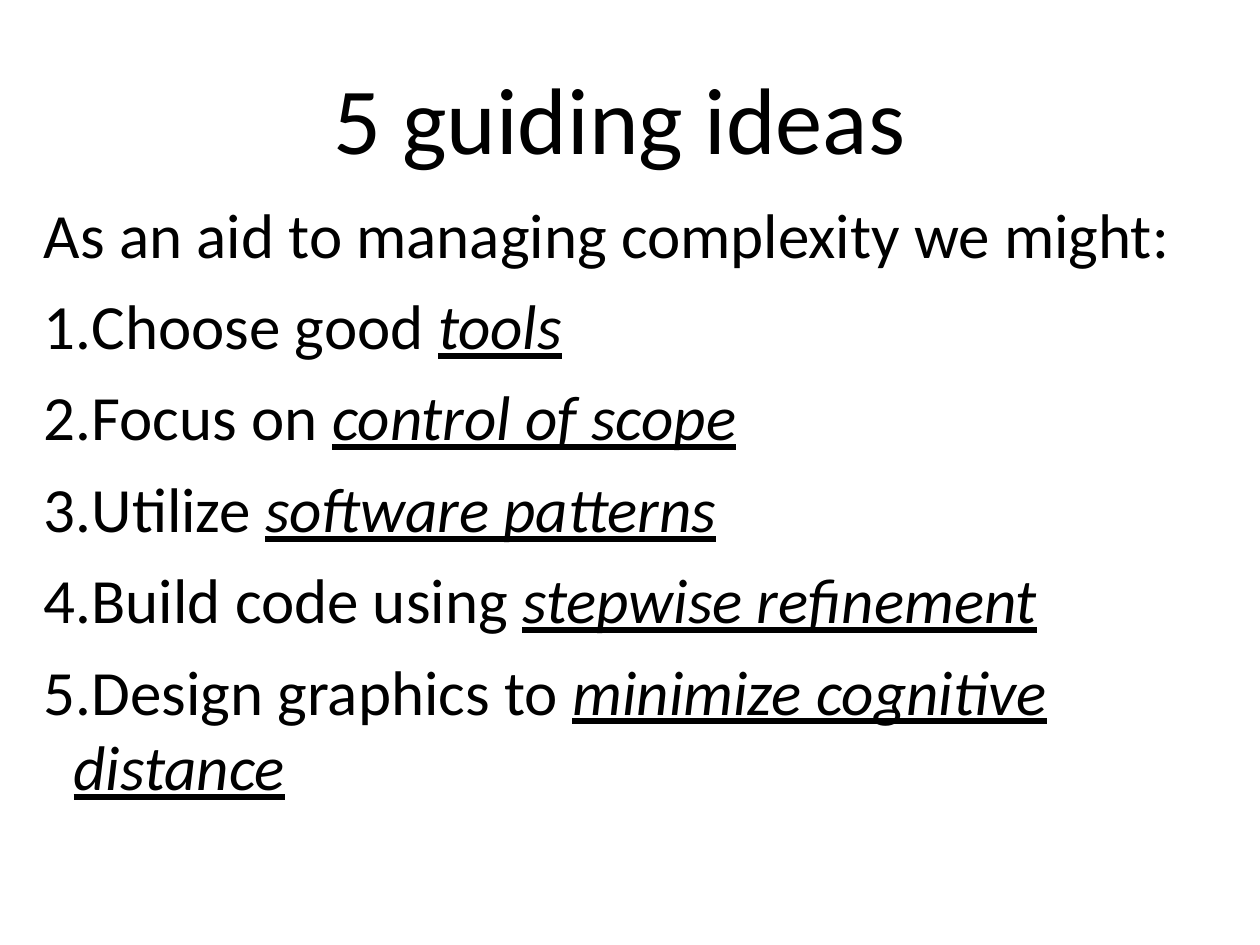
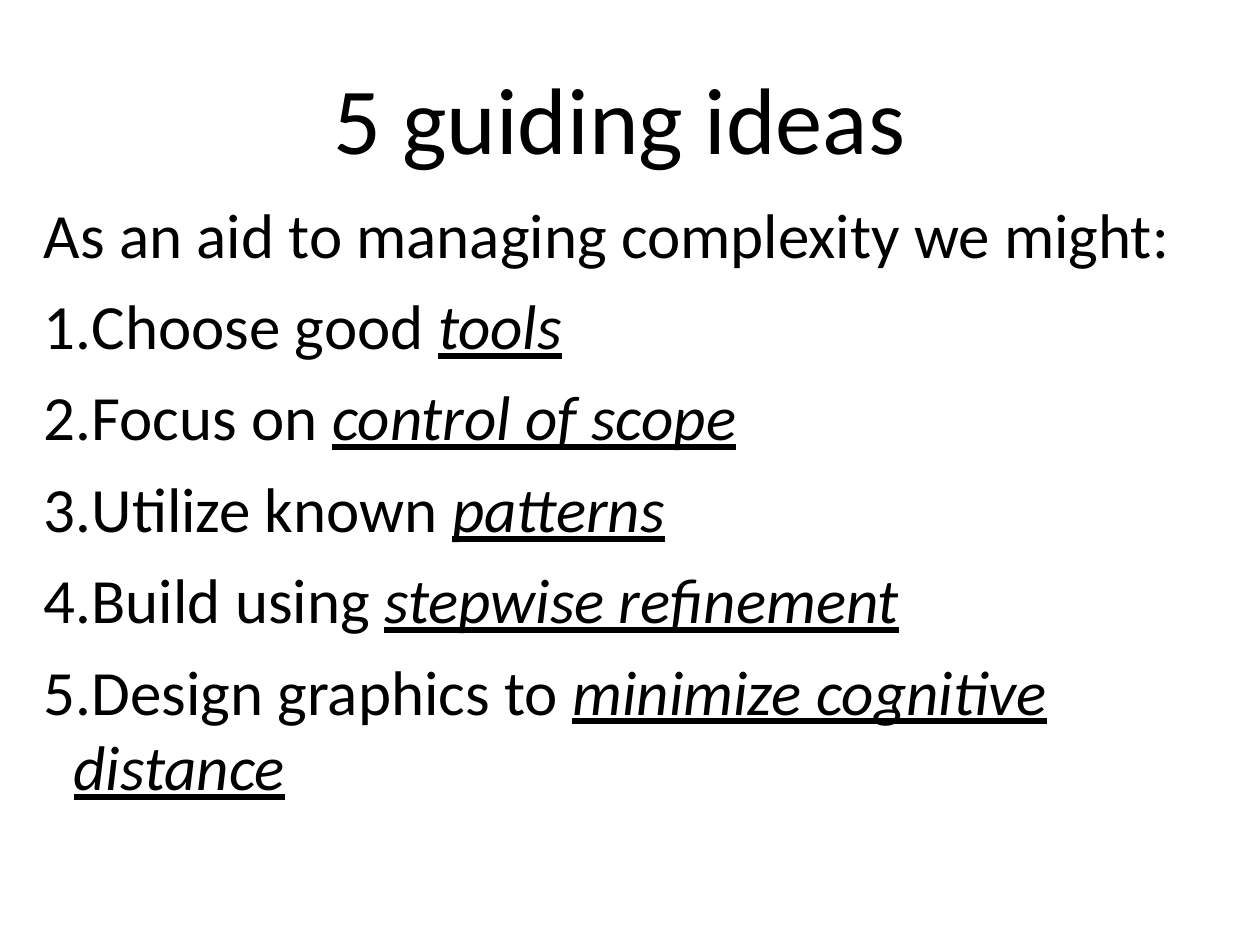
Before and after one commit to benralexander/lv, a slide deck: slide 8 of myD3_latest_c.ppt. Drawn at 1260x945 pixels with LibreOffice and Linux fonts; fonts in the diff are those of the drawing. Boxes give left, top, right and bottom in pixels: in the first picture for what was removed or moved away, otherwise in the second. Text is boxed around its words. In the diff, an @@ line names an element or a change of style, - is before the commit and + after.

```diff
--- a/myD3_latest_c.ppt
+++ b/myD3_latest_c.ppt
@@ text at (x1=44, y1=488, x2=899, y2=634): text changed @@
-3. Utilize software patterns
-4. Build code using stepwise refinement
+3. Utilize known patterns
+4. Build using stepwise refinement
```
Also in this commit, not shown: 1 other slide changed, 1 slide added.
